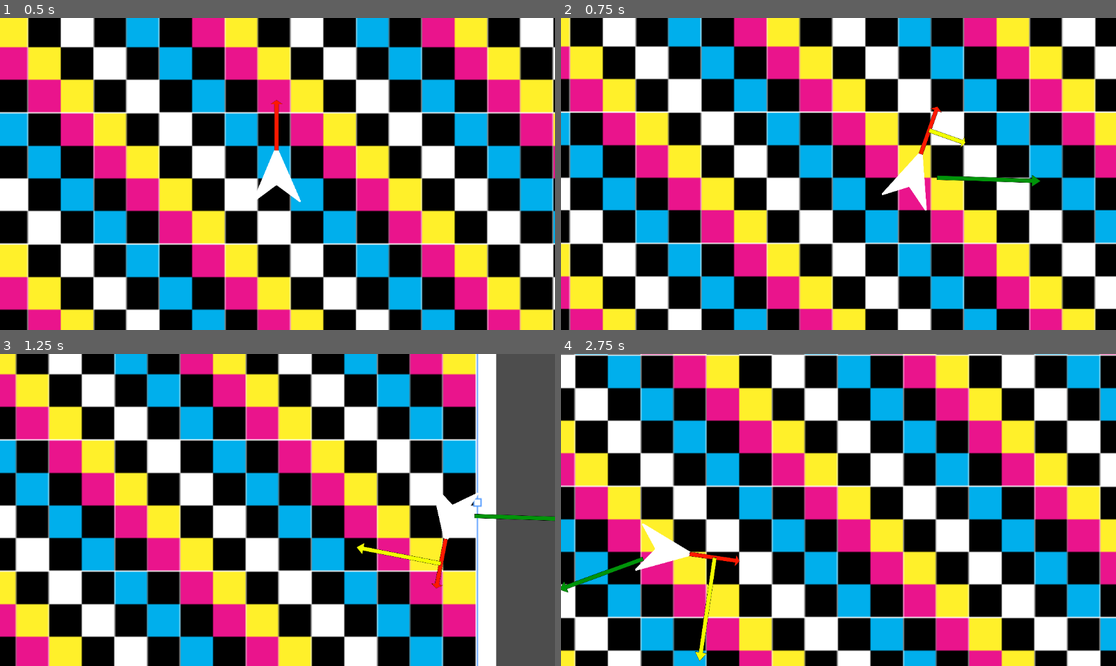
Above: before the commit, frames 1-4 (two rows, left to right).
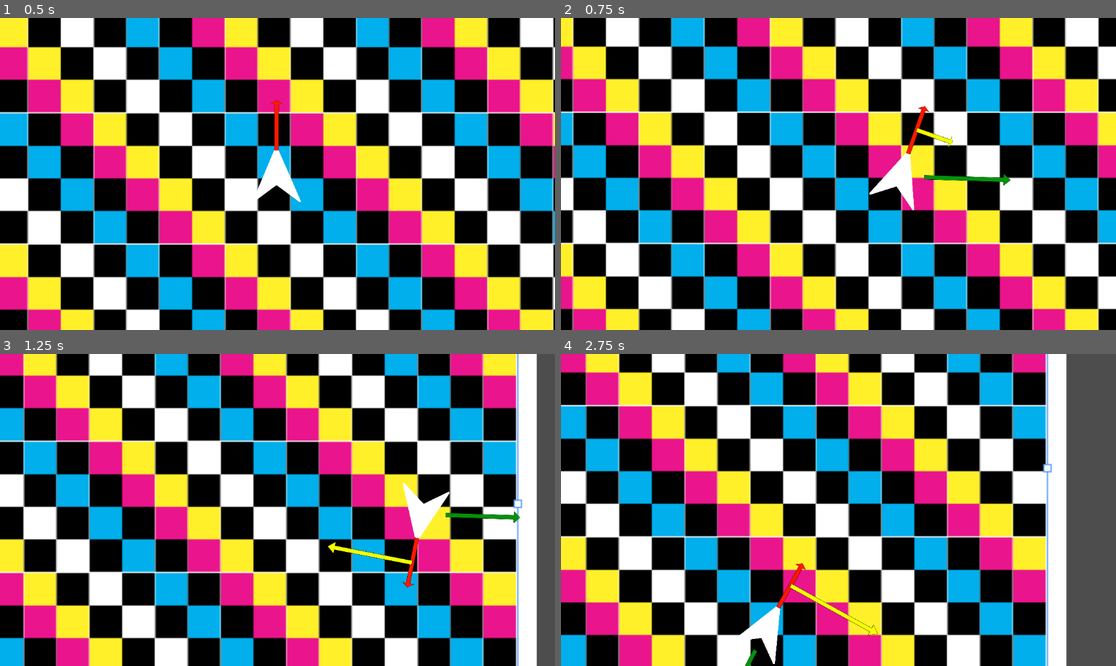
Above: after the commit, the same moments.

Repository: ParadoxArcher/Angle_Advantage
Game: Godot game, scene res://Scenes/GameScene.tscn
Two runs of this game, one before a commit and one after it. Both use one fixed random seed, a clock stepped at 60 frames per second and the inputs below.
Inputs:
- Up to frame 1 (0.5 s): no input
- Up to frame 2 (0.75 s): tap Enter at 0.5 s; hold D (RotateRight) from 0.53 s (still down); tap Space (Dodge) at 0.6 s
- Up to frame 3 (1.25 s): keep holding D (RotateRight)
- Up to frame 4 (2.75 s): release D (RotateRight) at 1.28 s; hold Shift (Brake) 1.28-2.03 s; tap W (Boost) at 1.35 s; tap Space (Dodge) at 1.55, 2.1 s; hold D (RotateRight) from 2.03 s (still down)

Frame 1 is identical in both runs. In frame 2, 17% of the frame differs, in the area x 1-97%, y 0-100%; in frame 3, 92%, in the area x 0-100%, y 0-100%; in frame 4, 88%.

Commit message:
vault backup: 2025-01-11 23:33:31

Diff:
--- a/zProject Files/Godot/Scripts/PlayerScript.gd
+++ b/zProject Files/Godot/Scripts/PlayerScript.gd
@@ -3,21 +3,21 @@
 #region Variables
 ## Boost Variables
 var BoostDir = Vector2(0, 0)
-@export var MaxSpeed = [1000, 1000] # {0: Fluctuating, 1: BaseMaxSpeed}
+@export var MaxSpeed = [1000, 1000] # {0: Fluctuating, 1: BaseMaxSpeed} ## Beware DodgeMaxSpeed
 @export var SpeedAccel = 1.3
-@export var SpeedDecel = [0, .3] # {0: Fluctuating,  1: Decel}
+@export var SpeedDecel = [.3, .3] # {0: Fluctuating,  1: Decel} ## Beware BrakeDecelMult
 
 ## Rotation Variables
 var RotaSpeed : float = 0
-@export var MaxRota = [TAU, TAU] # {0: Fluctuating, 1: BaseMaxRota}
+@export var MaxRota = [TAU, TAU] # {0: Fluctuating, 1: BaseMaxRota} ## Beware DodgeMaxRota
 @export var RotaAccel = PI/2
-@export var RotaDecel = [0, PI/8] # {0: Fluctuating, 1: BaseRotaDecel}
+@export var RotaDecel = [PI/8, PI/8] # {0: Fluctuating, 1: BaseRotaDecel} ## Beware BrakeDecelMult
 
 ## Brake Variables
 @export var BrakeDecelMult = [5, 2] # {0: SpeedDecelMult, 1: RotaDecelMult}
 
 ##Dodge Variables
-@export var DodgeMaxSpeed = [1.5, 100, -4] # {0: MaxSpeedMultiplier, 1: MaxSpeedDecel, 2: EaseCurve}
+@export var DodgeMaxSpeed = [1.25, 100, -4] # {0: MaxSpeedMultiplier, 1: MaxSpeedDecel, 2: EaseCurve}
 @export var DodgeMaxRota = [2, PI/2, -4] # {0: MaxRotaMultiplier, 1: MaxRotaDecel, 2: EaseCurve}
 
 ## Display Variables
@@ -33,7 +33,7 @@
 
 	#region isBraking
 	var isBraking = false
-	if MoveInput.y <= -.75:
+	if Input.is_action_pressed("Brake"):
 		isBraking = true
 	#endregion
 
@@ -48,10 +48,10 @@
 		BoostDir = Vector2(cos(rotation), sin(rotation))
 		var CounterAccel = BoostDir.dot(velocity.normalized()) # Needs to have it's sign preserved after +1 then /2, but to optimize it is left alone here
 		AccelRate = SpeedAccel - SpeedDecel[0] * ((CounterAccel + 1 ) / 2 * sign(CounterAccel) )
-		print(AccelRate)
 	else:
 		BoostDir = Vector2(0, 0)
 		AccelRate = SpeedDecel[0] #BaseSpeedDecel
+	print(AccelRate)
 	#endregion
 
 	#region Rotation
Not shown, changed: .obsidian/workspace.json
